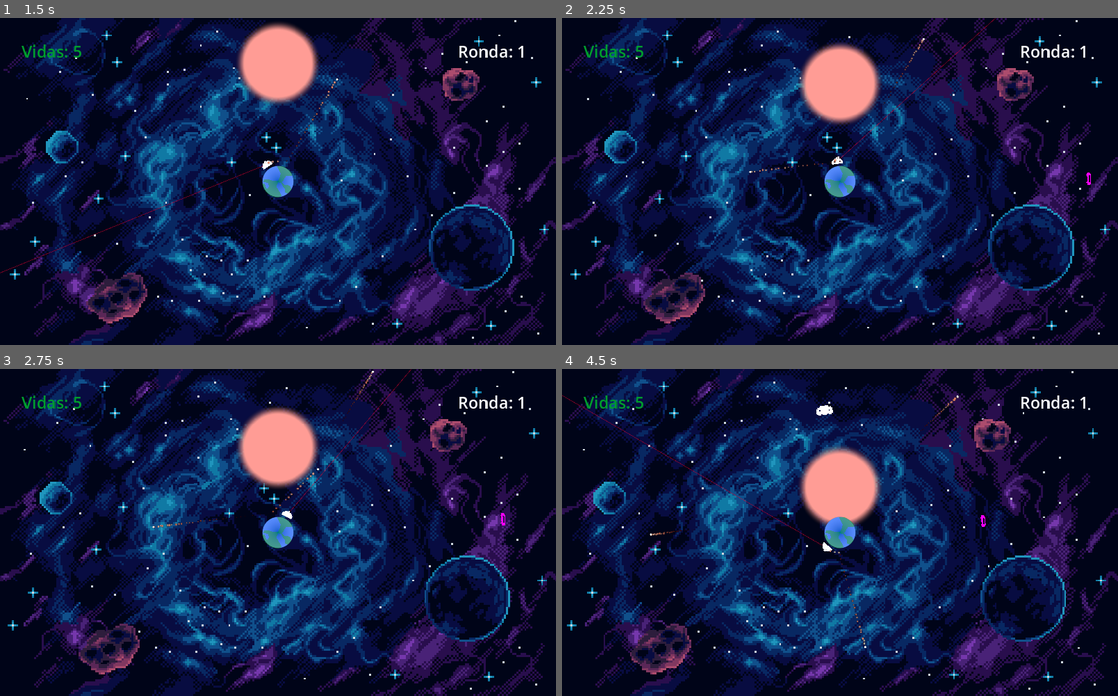
Above: before the commit, frames 1-4 (two rows, left to right).
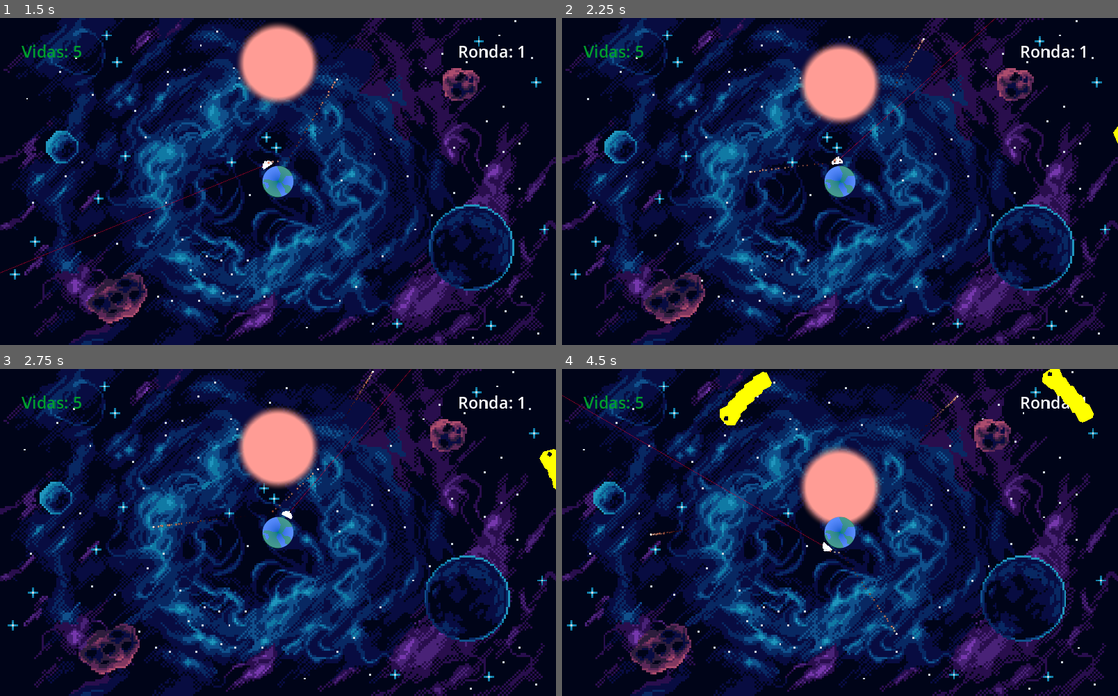
Above: after the commit, the same moments.

Repository: FFAACCUU/Terra-Invader
Game: Godot game, scene res://main.tscn
The game is run twice, just before and just after one commit, with the same random seed, the same clock (stepped at 60 frames per second) and the same inputs. The engine's default icon, where the game draws it, is replaced by a stand-in: a white triangle on a blue panel in a dark square.
Inputs (mouse positions are in pixels of both pictures, inside the frame that each line leads up to):
- Up to frame 1 (1.5 s): move the mouse to (400, 165) at 0.52 s; press the mouse at (400, 165) at 0.53 s; move the mouse to (166, 197) at 1.27 s; release the mouse at (166, 197) at 1.28 s; click (166, 197) at 1.35 s
- Up to frame 2 (2.25 s): move the mouse to (895, 109) at 2.02 s; press the mouse at (895, 109) at 2.03 s
- Up to frame 3 (2.75 s): no input
- Up to frame 4 (4.5 s): move the mouse to (812, 597) at 2.77 s; release the mouse at (812, 597) at 2.78 s; click (812, 597) at 2.85 s; move the mouse to (1006, 581) at 3.52 s; press the mouse at (1006, 581) at 3.53 s; move the mouse to (673, 483) at 4.27 s; release the mouse at (673, 483) at 4.28 s; click (673, 483) at 4.35 s

Frame 1 is identical in both runs. In frame 2, less than 0.1% of the frame differs, in the area x 48-100%, y 33-52%; in frame 3, 0.2%; in frame 4, 1.4%, in the area x 28-96%, y 0-86%.

Commit message:
tweaks pequeños a la serpiente

Diff:
--- a/clases/enemy.gd
+++ b/clases/enemy.gd
@@ -1,5 +1,7 @@
 extends CharacterBody2D
 class_name Enemy
+
+signal on_death
 
 @export var max_health : float
 @onready var health : float = max_health
--- a/objetos/enemigos/serpiente/enemy_snake_bit.gd
+++ b/objetos/enemigos/serpiente/enemy_snake_bit.gd
@@ -3,8 +3,24 @@
 @onready var hurt_box = $HurtBox
 @onready var despawn_timer = $DespawnTimer
 
+const HEAD_SCENE = preload("res://objetos/enemigos/serpiente/enemy_snake_head.tscn")
+
+var next_segment : Enemy
+
 func _ready() -> void:
 	SignalBus.connect("round_end", on_round_end)
+
+	if next_segment:
+		next_segment.connect("on_death", on_next_segment_death)
+
+func on_next_segment_death():
+	call_deferred("turn_into_head")
+
+func turn_into_head():
+	var head_instance := HEAD_SCENE.instantiate()
+	head_instance.global_position = global_position
+	get_tree().root.add_child(head_instance)
+	queue_free()
 
 func _process(delta):
 	calculate_curve_time(delta)
@@ -21,6 +37,7 @@
 		die()
 
 func die():
+	on_death.emit()
 	queue_free()
 
 func on_round_end(round : int):
--- a/objetos/enemigos/serpiente/snake_spawner.gd
+++ b/objetos/enemigos/serpiente/snake_spawner.gd
@@ -1,24 +1,31 @@
 extends Marker2D
 
-@onready var snake_head_scene := preload("res://objetos/enemigos/serpiente/enemy_snake_head.tscn")
-@onready var snake_bit_scene := preload("res://objetos/enemigos/serpiente/enemy_snake_bit.tscn")
+const SNAKE_HEAD_SCENE := preload("res://objetos/enemigos/serpiente/enemy_snake_head.tscn")
+const SNAKE_BIT_SCENE := preload("res://objetos/enemigos/serpiente/enemy_snake_bit.tscn")
 var current_part : PackedScene
+
+var last_part : Enemy
 
 var random_ammount : int
 
 func _ready():
 	random_ammount = randi_range(3, 8)
-	current_part = snake_head_scene
+	current_part = SNAKE_HEAD_SCENE
 
 func spawn_snake_part(part : PackedScene):
 	var part_instance = part.instantiate()
 	part_instance.global_position = global_position
+
+	if last_part != null:
+		part_instance.next_segment = last_part
+
 	get_tree().root.add_child(part_instance)
+	last_part = part_instance
 
 func _on_timer_timeout():
 	if random_ammount != 0:
 		spawn_snake_part(current_part)
-		current_part = snake_bit_scene
+		current_part = SNAKE_BIT_SCENE
 		random_ammount -= 1
 	else:
 		queue_free()
--- a/objetos/misc/spawner/spawn.gd
+++ b/objetos/misc/spawner/spawn.gd
@@ -1,8 +1,8 @@
 extends Node2D
 
 @onready var main = get_node("/root/Main")
-
-var enemigo_escena : Array = [preload("res://objetos/enemigos/basico/enemy_basic.tscn"), preload("res://objetos/enemigos/basico/enemy_wiggly.tscn"), preload("res://objetos/enemigos/serpiente/snake_spawner.tscn")]
+#preload("res://objetos/enemigos/basico/enemy_basic.tscn"), preload("res://objetos/enemigos/basico/enemy_wiggly.tscn"),
+var enemigo_escena : Array = [preload("res://objetos/enemigos/serpiente/snake_spawner.tscn")]
 var spawn_points := []
 
 # Called when the node enters the scene tree for the first time.
